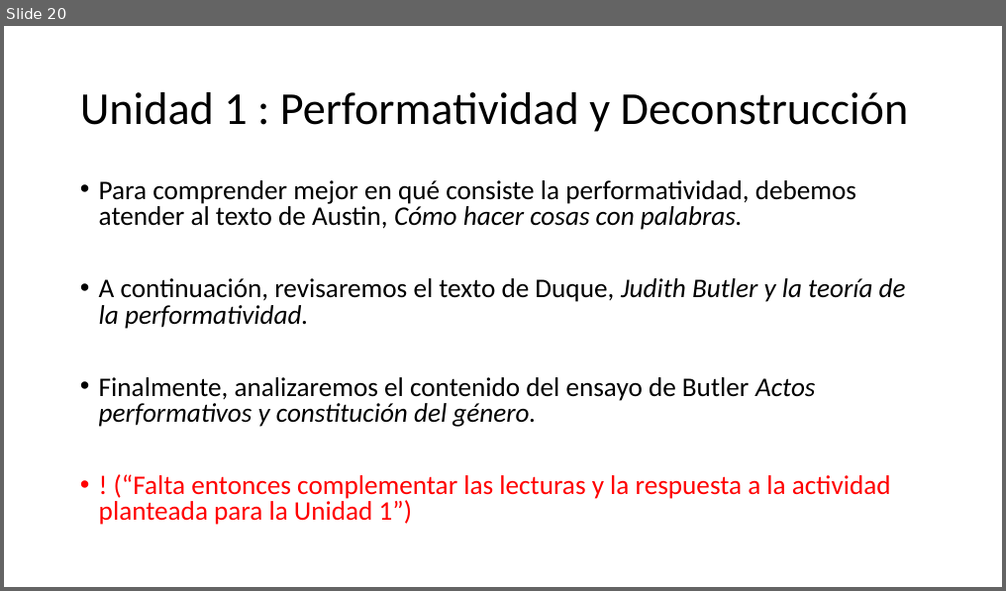
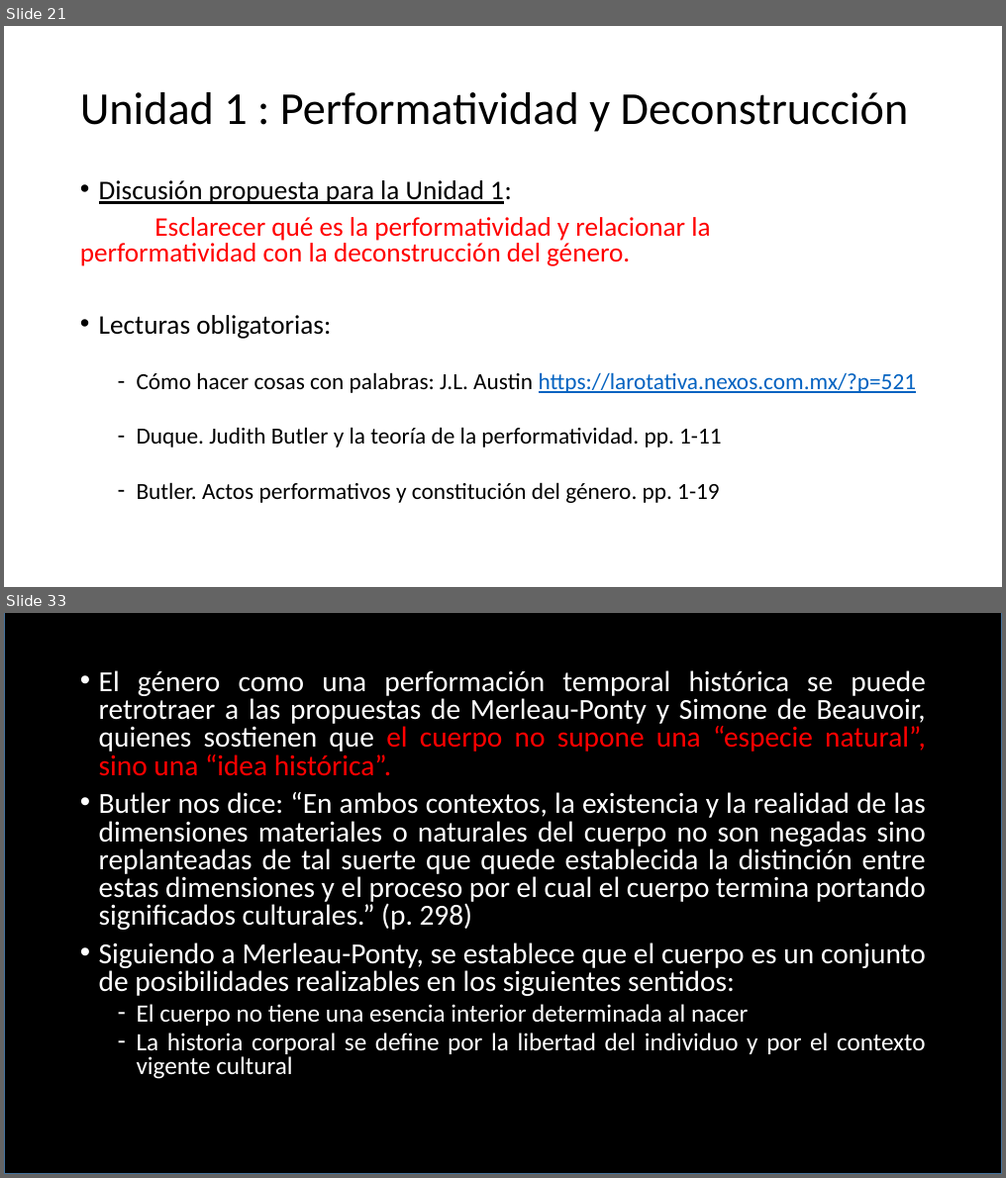
Before and after one commit to zaboltar/zaboltar.github.io, a slide deck: assets uarm/2019 sol-penscri-justfilpol/Judith Butler.pptx. Shown one above the other, each under a label of ours: slide 20 before the commit, slides 21 and 33 after it; the slides between them are not shown. The pictures are 1006x591 and 1006x1178 pixels, drawn with LibreOffice and Linux fonts; fonts in the diff are those of the drawing. Boxes give left, top, right and bottom in pixels: in the first picture for what was removed or moved away, otherwise in the second. Text is boxed around its words. In the diff, an @@ line names an element or a change of style, - is before the commit and + after.

```diff
--- a/assets uarm/2019 sol-penscri-justfilpol/Judith Butler.pptx
+++ b/assets uarm/2019 sol-penscri-justfilpol/Judith Butler.pptx
@@ slide 33 added at [4,613,1002,1174], background #FFFFFF @@
@@ rectangle added at [4,613,1002,1174], fill #000000, outline #43739E 1 pt @@
@@ text added at [99,670,926,1079], 28 pt, text #FFFFFF @@
+• El género como una performación temporal histórica se puede retrotraer a las propuestas de Merleau-Ponty y Simone de Beauvoir, quienes sostienen que el cuerpo no supone una “especie natural”, sino una “idea histórica”.
+• Butler nos dice: “En ambos contextos, la existencia y la realidad de las dimensiones materiales o naturales del cuerpo no son negadas sino replanteadas de tal suerte que quede establecida la distinción entre estas dimensiones y el proceso por el cual el cuerpo termina portando significados culturales.” (p. 298)
+• Siguiendo a Merleau-Ponty, se establece que el cuerpo es un conjunto de posibilidades realizables en los siguientes sentidos:
+  – El cuerpo no tiene una esencia interior determinada al nacer
+  – La historia corporal se define por la libertad del individuo y por el contexto vigente cultural
@@ what was slide 20 is now slide 21 @@
@@ slide 21 changed as well @@
@@ text at [80,180,917,503]: text changed; size 25.9 to 22.2 pt @@
-• Para comprender mejor en qué consiste la performatividad, debemos atender al texto de Austin, Cómo hacer cosas con palabras.
-• A continuación, revisaremos el texto de Duque, Judith Butler y la teoría de la performatividad.
-• Finalmente, analizaremos el contenido del ensayo de Butler Actos performativos y constitución del género.
-• ! (“Falta entonces complementar las lecturas y la respuesta a la actividad planteada para la Unidad 1”)
+• Discusión propuesta para la Unidad 1:
+Esclarecer qué es la performatividad y relacionar la performatividad con la deconstrucción del género.
+• Lecturas obligatorias:
+  – Cómo hacer cosas con palabras: J.L. Austin https://larotativa.nexos.com.mx/?p=521
+  – Duque. Judith Butler y la teoría de la performatividad. pp. 1-11
+  – Butler. Actos performativos y constitución del género. pp. 1-19
```
Also in this commit, not shown: 10 other slides changed, 16 other slides added, 3 other files.
